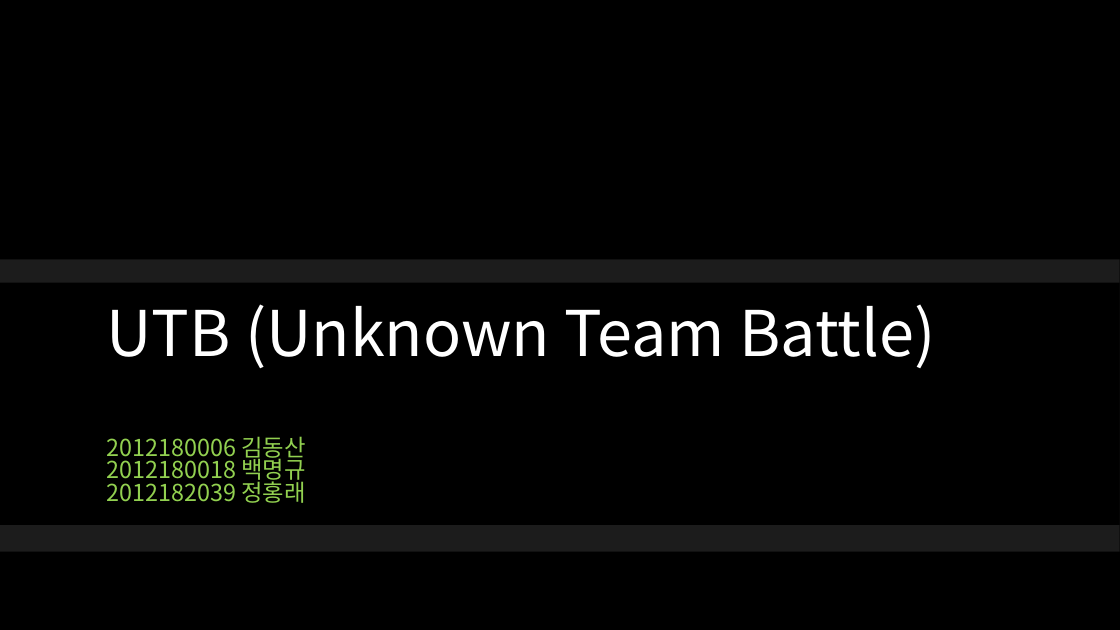
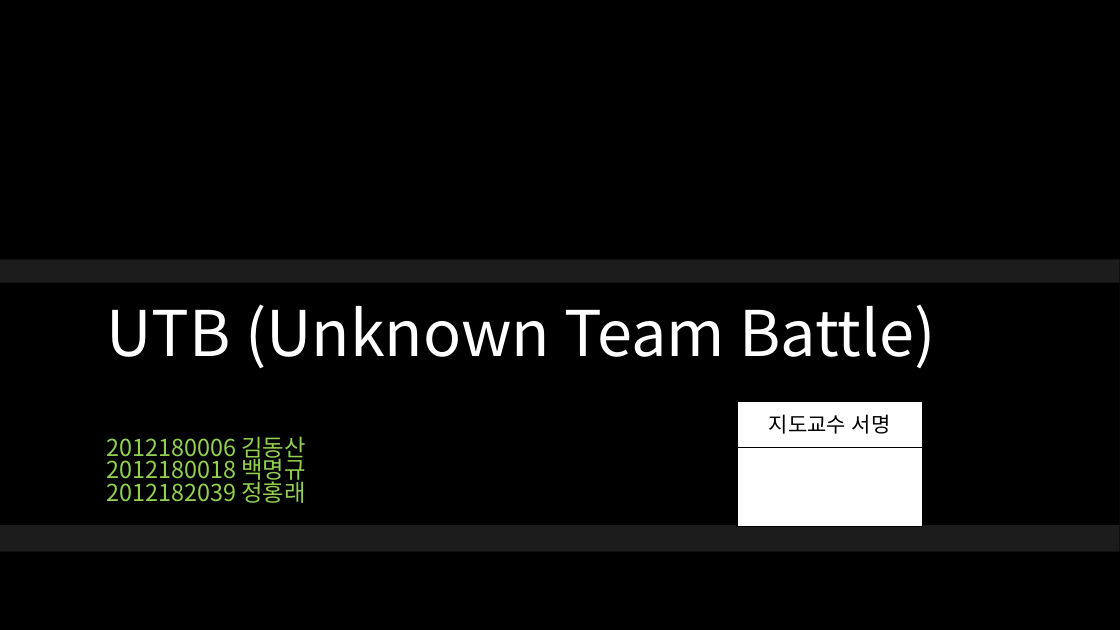
Before and after one commit to qwert830/SP, a slide deck: slide 1 of 기획/UTB_Unknown_Team_Battle.pptx. Drawn at 1120x630 pixels with LibreOffice and Linux fonts; fonts in the diff are those of the drawing. Boxes give left, top, right and bottom in pixels: in the first picture for what was removed or moved away, otherwise in the second. Text is boxed around its words. In the diff, an @@ line names an element or a change of style, - is before the commit and + after.

```diff
--- a/기획/UTB_Unknown_Team_Battle.pptx
+++ b/기획/UTB_Unknown_Team_Battle.pptx
@@ rectangle added at (737, 401, 922, 527), fill #FFFFFF, outline #000000 1 pt @@
@@ rectangle added at (737, 401, 922, 447), fill #FFFFFF, outline #000000 1 pt, 18 pt, text #000000 @@
+지도교수 서명
```
